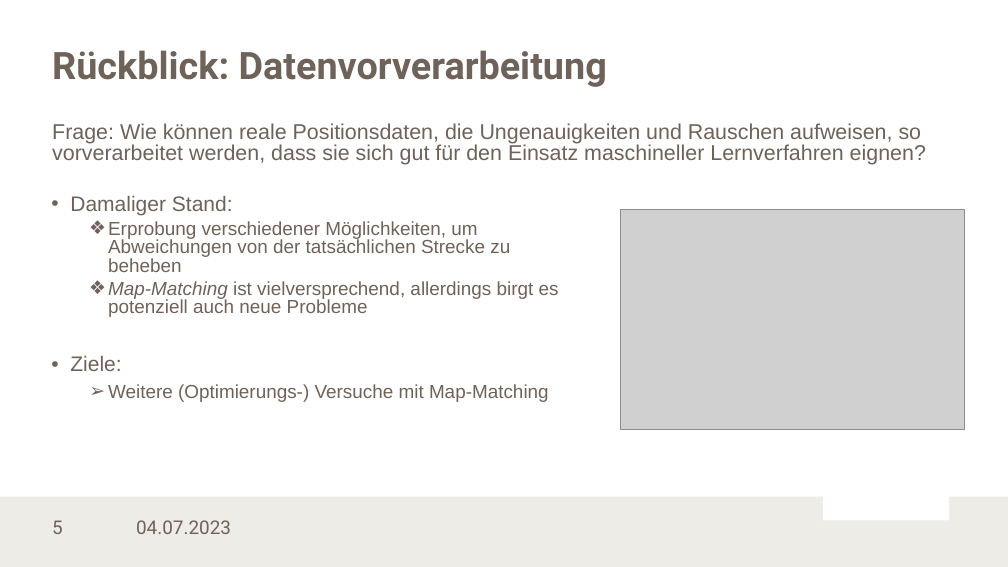
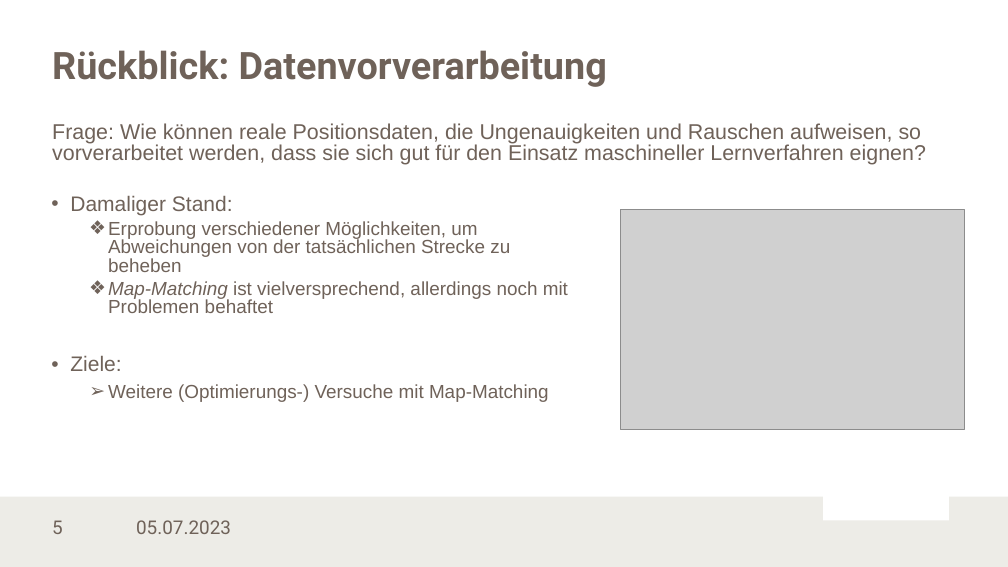
Before and after one commit to LennartKoepper/Bachelor-Thesis, a slide deck: slide 5 of Seminar/Bachelorseminar_02-07-2023.pptx. Drawn at 1008x567 pixels with LibreOffice and Linux fonts; fonts in the diff are those of the drawing; grey boxes stand for pictures; background and template pictures are left out. Boxes give left, top, right and bottom in pixels: in the first picture for what was removed or moved away, otherwise in the second. Text is boxed around its words. In the diff, an @@ line names an element or a change of style, - is before the commit and + after.

```diff
--- a/Seminar/Bachelorseminar_02-07-2023.pptx
+++ b/Seminar/Bachelorseminar_02-07-2023.pptx
@@ text at box(108, 281, 568, 313): text changed @@
-  ❖ Map-Matching ist vielversprechend, allerdings birgt es potenziell auch neue Probleme
+  ❖ Map-Matching ist vielversprechend, allerdings noch mit Problemen behaftet
@@ text at box(136, 520, 231, 534): text changed @@
-04.07.2023
+05.07.2023
```
Also in this commit, not shown: 19 other slides changed, 1 slide added, 3 slides removed, 1 other file.
